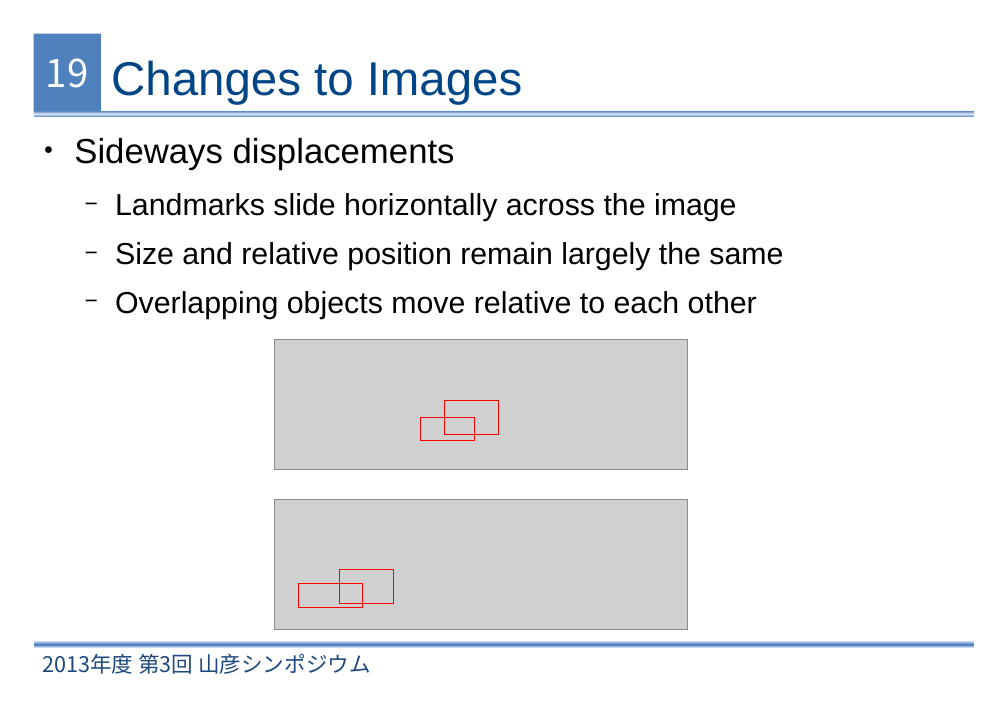
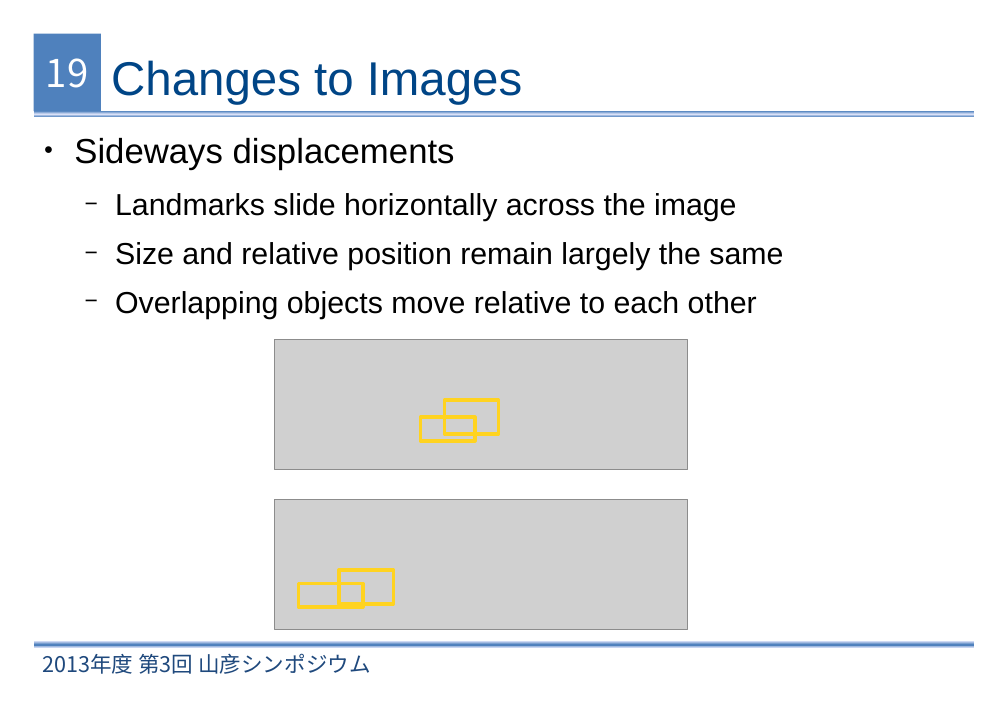
Before and after one commit to xperroni/Yamabiko, a slide deck: slide 19 of 2013-3/Presentation/Monocular Estimation of Spatial Displacement.odp. Drawn at 1008x713 pixels with LibreOffice and Linux fonts; fonts in the diff are those of the drawing; grey boxes stand for pictures; background and template pictures are left out. Boxes give left, top, right and bottom in pixels: in the first picture for what was removed or moved away, otherwise in the second. Text is boxed around its words. In the diff, an @@ line names an element or a change of style, - is before the commit and + after.

```diff
--- a/2013-3/Presentation/Monocular Estimation of Spatial Displacement.odp
+++ b/2013-3/Presentation/Monocular Estimation of Spatial Displacement.odp
@@ outline #FF0000 0 pt to #FFD320 2.89 pt in 4 elements at bbox=[444, 400, 498, 434], bbox=[421, 417, 475, 441], bbox=[298, 584, 363, 608], bbox=[339, 570, 393, 604] @@
```
Also in this commit, not shown: 10 other slides changed.
